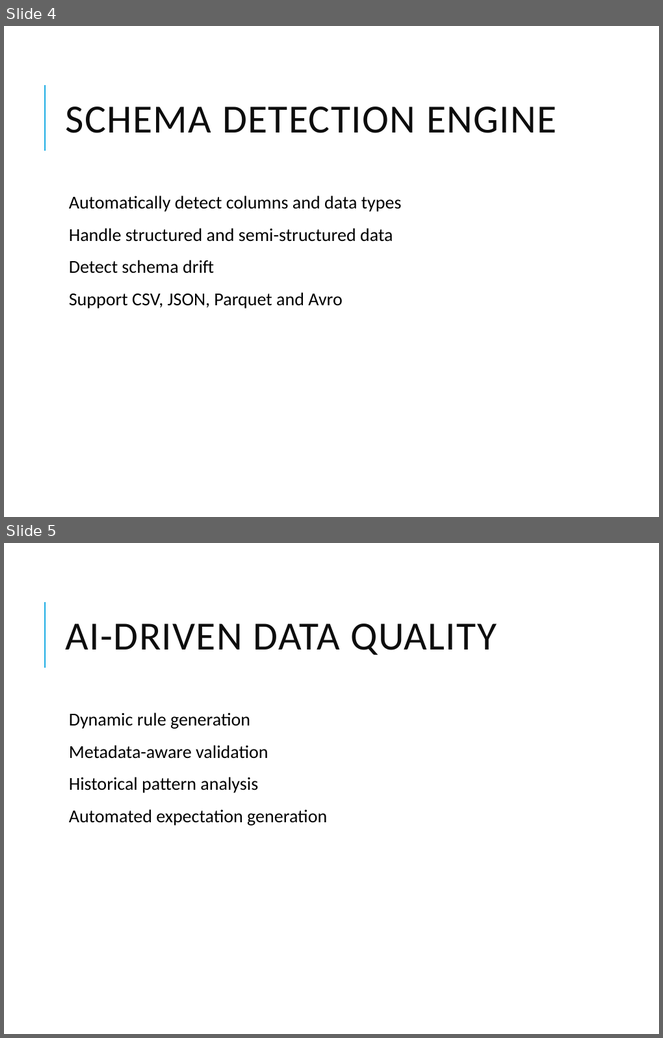
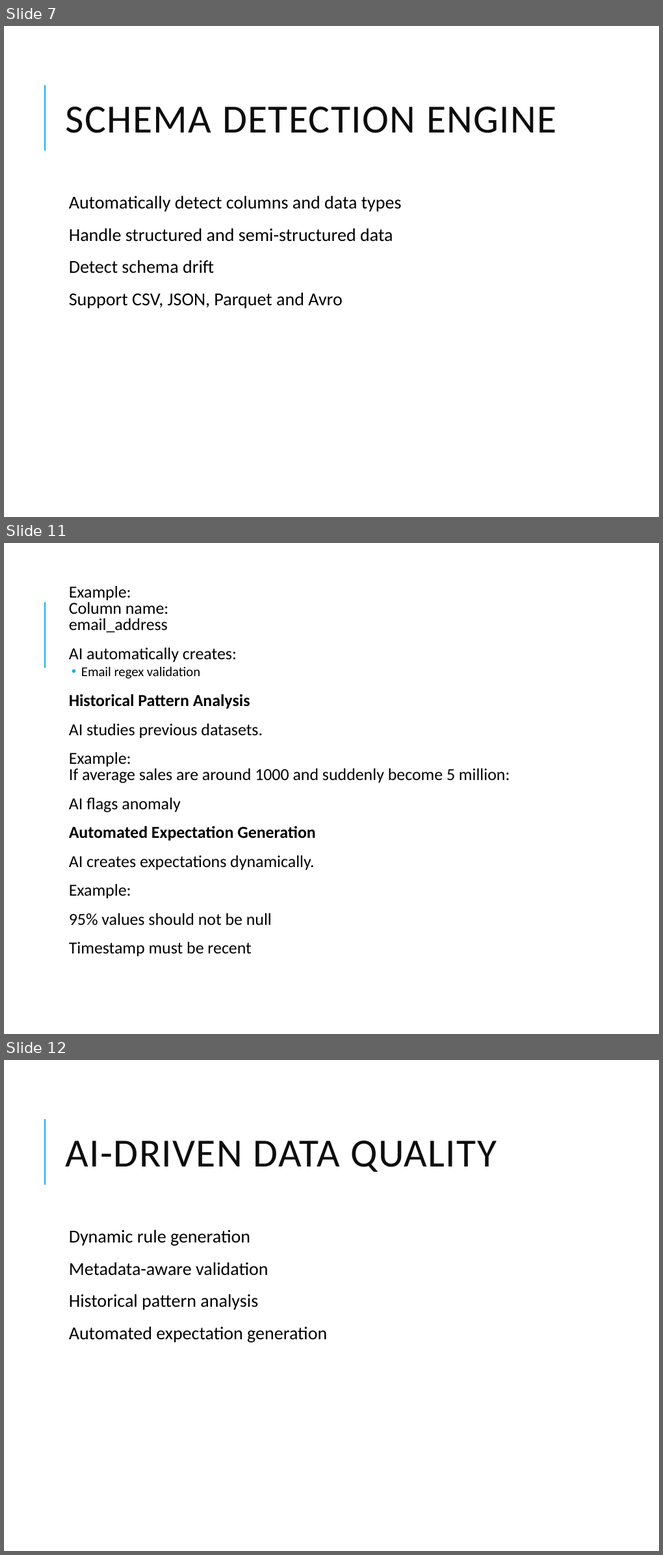
Before and after one commit to vikash-verma-profile/SIG-GENAI-May-2026, a slide deck: Week-3/Day-2/Autonomous_AI_Data_Quality_Self_Healing_Pipelines.pptx. Shown one above the other, each under a label of ours: slides 4 and 5 before the commit, slides 7, 11 and 12 after it; the slides between them are not shown. The pictures are 663x1038 and 663x1555 pixels, drawn with LibreOffice and Linux fonts; fonts in the diff are those of the drawing. Boxes give left, top, right and bottom in pixels: in the first picture for what was removed or moved away, otherwise in the second. Text is boxed around its words. In the diff, an @@ line names an element or a change of style, - is before the commit and + after.

```diff
--- a/Week-3/Day-2/Autonomous_AI_Data_Quality_Self_Healing_Pipelines.pptx
+++ b/Week-3/Day-2/Autonomous_AI_Data_Quality_Self_Healing_Pipelines.pptx
@@ slide 11 added at (x1=4, y1=543, x2=659, y2=1034), background #FFFFFF; not listed: 1 template element that a slide beside it also shows @@
@@ text added at (x1=69, y1=586, x2=510, y2=957), 18.5 pt, text #000000 @@
+  Example:
+  Column name:
+  email_address
+  AI automatically creates:
+  • Email regex validation
+  Historical Pattern Analysis
+  AI studies previous datasets.
+  Example:
+  If average sales are around 1000 and suddenly become 5 million:
+  AI flags anomaly
+  Automated Expectation Generation
+  AI creates expectations dynamically.
+  Example:
+  95% values should not be null
+  Timestamp must be recent
@@ what was slide 4 is now slide 7 @@
@@ what was slide 5 is now slide 12 @@
```
Also in this commit, not shown: 11 slides changed, 25 other slides added, 2 other files.
